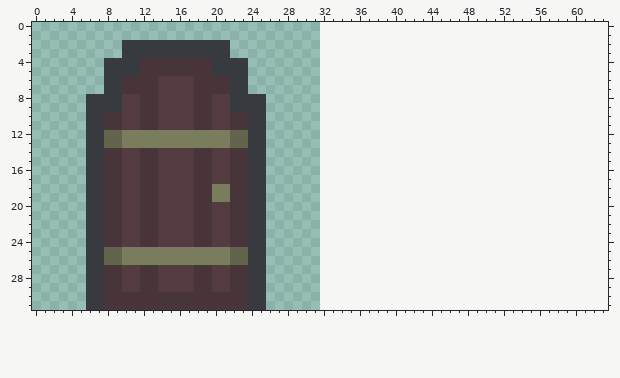
Two states of a pixel-art sprite, src-prot5-finalRoom/sprites/puerta.png. The picture above is the old version.
The file is 32x32 pixels. The old version is drawn lined up with the new one, on the new canvas.
After the commit:
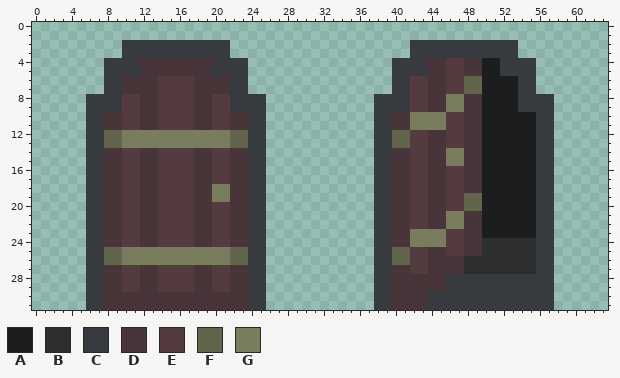
Palette (. is transparent): A #1c1d1e  B #2c2e30  C #373a3e  D #483539  E #533b40  F #62644c  G #7a7d5d
Commit: puerta actualizada y numero de ronda implementado
Difference:
canvas 32x32 -> 64x32
y 2..3: x 42..53 ............ -> CCCCCCCCCCCC
y 4..5: x 40..55 ................ -> CCCCDDEEDDAACCCC
y 6..7: x 40..55 ................ -> CCEEDDEEFFAAAACC
y 8..9: x 38..57 .................... -> CCCCEEDDGGDDAAAACCCC
y 10..11: x 38..57 .................... -> CCDDGGGGEEDDAAAAAACC
y 12..13: x 38..57 .................... -> CCFFEEDDEEDDAAAAAACC
y 14..15: x 38..57 .................... -> CCDDEEDDGGDDAAAAAACC
y 16..18: x 38..57 .................... -> CCDDEEDDEEDDAAAAAACC
y 19..20: x 38..57 .................... -> CCDDEEDDEEFFAAAAAACC
y 21..22: x 38..57 .................... -> CCDDEEDDGGDDAAAAAACC
y 23: x 38..57 .................... -> CCDDGGGGEEDDAAAAAACC
y 24: x 38..57 .................... -> CCDDGGGGEEDDBBBBBBCC
y 25: x 38..57 .................... -> CCFFEEDDEEDDBBBBBBCC
y 26: x 38..57 .................... -> CCFFEEDDDDBBBBBBBBCC
y 27: x 38..57 .................... -> CCDDEEDDDDBBBBBBBBCC
y 28..29: x 38..57 .................... -> CCDDDDDDCCCCCCCCCCCC
y 30..31: x 38..57 .................... -> CCDDDDCCCCCCCCCCCCCC
Changed places in both pictures, as pixel boxes (x1, y1, x2, y2):
added: (374, 40, 554, 310)
